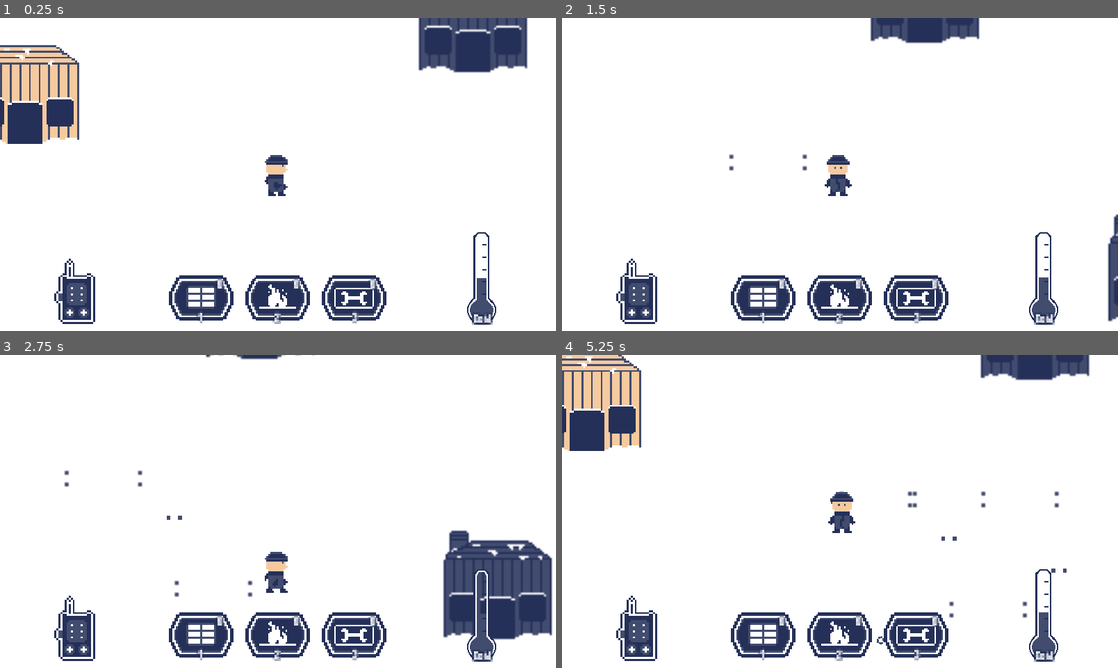
Above: before the commit, frames 1-4 (two rows, left to right).
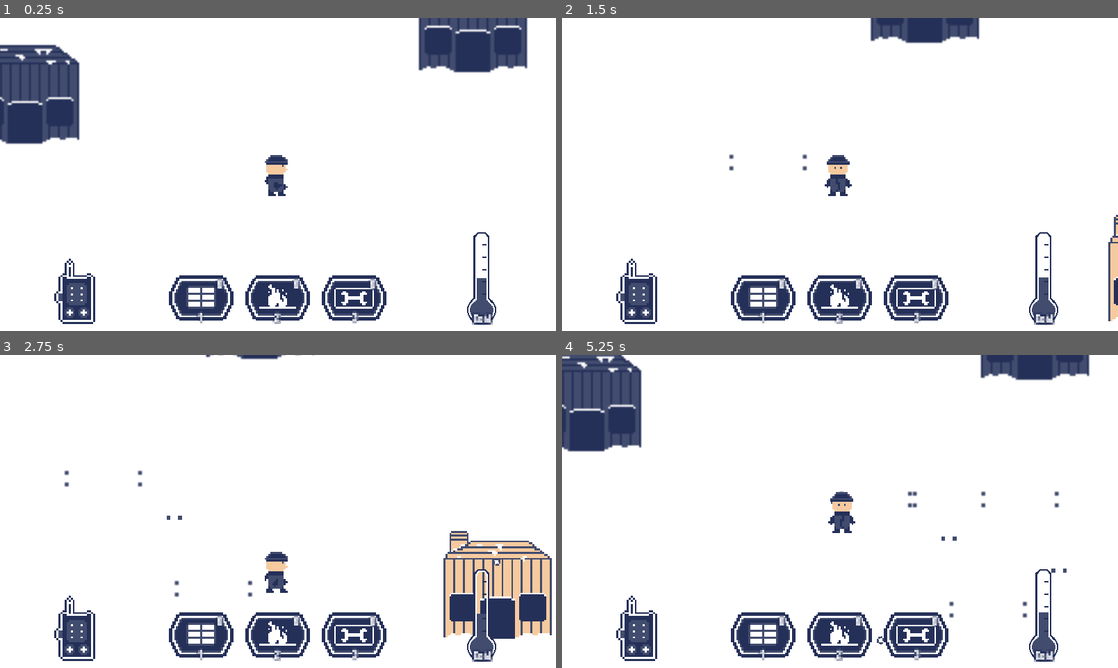
Above: after the commit, the same moments.

Repository: YesTea2/TwoBelow
Game: Godot game, scene res://SceneSwitcher.tscn
Same seed, same stepped clock (60 frames per second), same inputs: the game is played once before the commit and once after it. The project has no main scene, so this scene is started directly. Sound files missing from this copy of the repository are replaced by a short silence.
Inputs:
- Up to frame 1 (0.25 s): no input
- Up to frame 2 (1.5 s): tap Enter at 0.5 s; hold D (move_right) 0.53-1.28 s; hold E (use) 0.53-1.28 s; hold S (move_down) from 1.28 s (still down); tap E (use) at 1.35 s
- Up to frame 3 (2.75 s): release S (move_down) at 2.03 s; hold D (move_right) from 2.03 s (still down); hold E (use) from 2.03 s (still down)
- Up to frame 4 (5.25 s): release D (move_right) at 2.78 s; release E (use) at 2.78 s; hold W (move_up) 2.78-3.53 s; tap E (use) at 2.85, 4.35 s; hold E (use) 3.53-4.28 s; hold A (move_left) 3.53-5.03 s; hold S (move_down) from 5.03 s (still down); hold E (use) from 5.03 s (still down)

The runs differ from the first frame. In frame 1, 2.6% of the frame differs, in the area x 0-15%, y 8-41%; in frame 2, 0.4%; in frame 3, 3.5%, in the area x 79-100%, y 56-91%; in frame 4, 2.6%.

Commit message:
p

Diff:
--- /dev/null
+++ b/All_Containers.gd
@@ -0,0 +1,89 @@
+extends Node
+
+
+var is_container_empty_1 = false
+var is_container_empty_2 = false
+var is_container_empty_3 = false
+var is_container_empty_4 = false
+var is_container_empty_5 = false
+var is_container_empty_6 = false
+var is_container_empty_7 = false
+var is_container_empty_8 = false
+var is_container_empty_9 = false
+var is_container_empty_10 = false
+var is_container_empty_11 = false
+var is_container_empty_12 = false
+var is_container_empty_13 = false
+var is_container_empty_14 = false
+var is_container_empty_15 = false
+var is_container_empty_16 = false
+var is_container_empty_17 = false
+var is_container_empty_18 = false
+var is_container_empty_19 = false
+var is_container_empty_20 = false
+var is_container_empty_21 = false
+var is_container_empty_22 = false
+var is_container_empty_23 = false
+var is_container_empty_24 = false
+var is_container_empty_25 = false
+var is_container_empty_26 = false
+var is_container_empty_27 = false
+var is_container_empty_28 = false
+var is_container_empty_29 = false
+var is_container_empty_30 = false
+var is_container_empty_31 = false
+var is_container_empty_32 = false
+var is_container_empty_33 = false
+var is_container_empty_34 = false
+var is_container_empty_35 = false
+var is_container_empty_36 = false
+var is_container_empty_37 = false
+var is_container_empty_38 = false
+var is_container_empty_39 = false
+var is_container_empty_40 = false
+var is_container_empty_41 = false
+var is_container_empty_42 = false
+var is_container_empty_43 = false
+var is_container_empty_44 = false
+var is_container_empty_45 = false
+var is_container_empty_46 = false
+var is_container_empty_47 = false
+var is_container_empty_48 = false
+var is_container_empty_49 = false
+var is_container_empty_50 = false
+var is_container_empty_51 = false
+var is_container_empty_52 = false
+var is_container_empty_53 = false
+var is_container_empty_54 = false
+var is_container_empty_55 = false
+var is_container_empty_56 = false
+var is_container_empty_57 = false
+var is_container_empty_58 = false
+var is_container_empty_59 = false
+var is_container_empty_60 = false
+var is_container_empty_61 = false
+var is_container_empty_62 = false
+var is_container_empty_63 = false
+var is_container_empty_64 = false
+var is_container_empty_65 = false
+var is_container_empty_66 = false
+var is_container_empty_67 = false
+var is_container_empty_68 = false
+var is_container_empty_69 = false
+var is_container_empty_70 = false
+var is_container_empty_71 = false
+var is_container_empty_72 = false
+var is_container_empty_73 = false
+var is_container_empty_74 = false
+var is_container_empty_75 = false
+var is_container_empty_76 = false
+var is_container_empty_77 = false
+var is_container_empty_78 = false
+var is_container_empty_79 = false
+var is_container_empty_80 = false
+
+func set_container(var pass_num, false_or_positive):
+	 set("is_container_empty_" + str(pass_num), false_or_positive)
+
+func return_type_container(var pass_num):
+	return get("is_container_empty_" + str(pass_num))
--- a/Building.gd
+++ b/Building.gd
@@ -2,7 +2,6 @@
 
 export var building_one : Texture
 export var  building_two : Texture
-
 export(PackedScene) var doorway
 # Declare member variables here. Examples:
 # var a = 2
@@ -10,16 +9,31 @@
 #onready var door : Position2D = $Door
 var rand_generate = RandomNumberGenerator.new()
 
+export var building_number = 0
+
 signal doorway_entered
 
 # Called when the node enters the scene tree for the first time.
 func _ready():
-	rand_generate.randomize()
-	var rand_int = rand_generate.randi_range(1,2)
-	choose_building_sprite(rand_int)
+	if GlobalVariables.has_generated_buildings == false:
+		rand_generate.randomize()
+		var rand_int = rand_generate.randi_range(1,2)
+		choose_building_sprite(rand_int)
+		if rand_int == 2:
+			GlobalVariables.set_building_sprite(building_number, true)
+	elif GlobalVariables.has_generated_buildings == true:
+		if GlobalVariables.return_type_container(building_number) == true:
+			$Sprite.texture = building_two
+		elif GlobalVariables.return_type_container(building_number) == false:
+			$Sprite.texture = building_one
+
 	var door = doorway.instance()
 	door.position = Vector2($DoorPos.position.x, $DoorPos.position.y)
+	door.door_number = building_number
+	print(str(door.position) + "door current")
 	add_child_below_node(get_node("DoorPos"),door)
+	door.door_pos.position = Vector2(door.global_position.x, door.global_position.y + 10)
+	print(str(door.door_pos.position))
 	#get_parent().add_child(door)
 
 	pass#$Door.set_physics_process(false)
--- a/Doorway.gd
+++ b/Doorway.gd
@@ -3,24 +3,21 @@
 export var is_inside  = false
 export var is_outside = true
 
-export(PackedScene) var indoor_scene
-export(PackedScene) var outdoor_scene
+export var ignore_location = false
 # Declare member variables here. Examples:
 # var a = 2
 # var b = "text"
-
-
+export var door_number = 0
+onready var door_pos : Position2D = $DoorPos
+var pos : Vector2
 # Called when the node enters the scene tree for the first time.
 func _ready():
+
 	pass # Replace with function body.
 
 
 
-func go_inside():
-	if is_outside == true:
-		var go = get_tree().change_scene_to(indoor_scene)
-	elif is_inside == true:
-		var go = get_tree().change_scene_to(outdoor_scene)
+
 # Called every frame. 'delta' is the elapsed time since the previous frame.
 #func _process(delta):
 #	pass
--- a/Doorway.tscn
+++ b/Doorway.tscn
@@ -1,4 +1,6 @@
-[gd_scene load_steps=2 format=2]
+[gd_scene load_steps=3 format=2]
+
+[ext_resource path="res://Doorway.gd" type="Script" id=1]
 
 [sub_resource type="CapsuleShape2D" id=1]
 radius = 9.0
@@ -6,6 +8,11 @@
 
 [node name="Doorway" type="Area2D" groups=["doors"]]
 z_index = 1
+monitoring = false
+script = ExtResource( 1 )
 
-[node name="Doorway" type="CollisionShape2D" parent="."]
+[node name="collider" type="CollisionShape2D" parent="."]
 shape = SubResource( 1 )
+
+[node name="DoorPos" type="Position2D" parent="."]
+position = Vector2( 0, 35 )
--- a/HUD.gd
+++ b/HUD.gd
@@ -46,6 +46,9 @@
 
 onready var alert_text_01 : Label = $Bottom_Alert/Bottom_Alert_Text
 
+var is_freezing
+var is_below
+var is_cold
 
 var is_trying_to_craft_fire = false
 var is_trying_to_craft_wall = false
@@ -221,6 +224,8 @@
 	$Alert.show()
 	$Alert.speed_scale = .5
 	$Alert.play()
+
+	alert_text_01.text = "Weather alert: Incoming storm, shelter immediately!"
 	w_alert_anim.play("Blizzard_Note")
 
 
@@ -229,14 +234,11 @@
 	$Alert.show()
 	$Alert.speed_scale = .5
 	$Alert.play()
-	rand_generate.randomize()
-	var rand_int = rand_generate.randi_range(1,3)
-	if rand_int == 1:
-		_display_center_message("The storm has cleared up, stay warm out there!", "walki", 5)
-	if rand_int == 2:
-		_display_center_message("Looks like the storm is over, you should be ok to keep moving.", "walki", 5)
-	if rand_int == 3:
-		_display_center_message("Whew! looks like the storm has cleared, that was a doozy!", "walki", 5)
+	if weather_var.is_cold == true:
+		alert_text_01.text = "Weather alert: The storm has passed over, temperatures rising"
+	if weather_var.is_freeze == true:
+		alert_text_01.text = "Weather alert: Storm clear, temperatures remain frigid"
+	w_alert_anim.play("Blizzard_Note")
 
 func set_percent_value_int(values):
 	weather_var.bar_value = values
@@ -311,6 +313,8 @@
 	$Alert.show()
 	$Alert.speed_scale = .5
 	$Alert.play()
+	is_cold = false
+	is_freezing = true
 	temp_freeze_time.wait_time = 2
 	temp_freeze_time.start()
 
@@ -319,6 +323,8 @@
 	$Alert.show()
 	$Alert.speed_scale = .5
 	$Alert.play()
+	is_freezing = false
+	is_cold = true
 	temp_normal_time.wait_time = 2
 	temp_normal_time.start()
 
@@ -329,10 +335,11 @@
 	if $Alert.playing:
 		$Alert.stop()
 		$Alert.hide()
-	if giving_weather_alert == true:
-		giving_weather_alert = false
+
 
 func _on_temp_below_freeze_timer_timeout():
+	$Alert.stop()
+	$Alert.hide()
 	temprature_text.text = "Below Zero"
 
 func _on_temp_freezing_timer_timeout():
--- a/HUD.tscn
+++ b/HUD.tscn
@@ -83,7 +83,7 @@
 "times": PoolRealArray( 0, 6 ),
 "transitions": PoolRealArray( 1, 1 ),
 "update": 0,
-"values": [ Vector2( 0, 0 ), Vector2( 2978, 0 ) ]
+"values": [ Vector2( 0, 0 ), Vector2( 3218, 0 ) ]
 }
 
 [sub_resource type="Animation" id=12]
@@ -529,7 +529,7 @@
 anims/RESET = SubResource( 12 )
 
 [node name="Bottom_Alert" type="ReferenceRect" parent="."]
-margin_right = 40.0001
+margin_right = 40.0
 margin_bottom = 40.0
 
 [node name="Bottom_Alert_Text" type="Label" parent="Bottom_Alert"]
--- a/Inside_Building.tscn
+++ b/Inside_Building_1.tscn
@@ -1,23 +1,23 @@
-[gd_scene load_steps=33 format=2]
-
-[ext_resource path="res://Player.tscn" type="PackedScene" id=1]
-[ext_resource path="res://Art/Inside_Building_01.png" type="Texture" id=2]
-[ext_resource path="res://HUD.tscn" type="PackedScene" id=3]
-[ext_resource path="res://Snow.tscn" type="PackedScene" id=4]
-[ext_resource path="res://Main.gd" type="Script" id=5]
-[ext_resource path="res://Searchables/place_1.tres" type="Resource" id=6]
-[ext_resource path="res://Searchables/fridge_1.tres" type="Resource" id=7]
-[ext_resource path="res://global_weather_timer.tscn" type="PackedScene" id=8]
-[ext_resource path="res://Storm_Timer.tscn" type="PackedScene" id=9]
-[ext_resource path="res://Start_Weather_Timer.tscn" type="PackedScene" id=10]
+[gd_scene load_steps=32 format=2]
+
+[ext_resource path="res://Searchables/cab_1.tres" type="Resource" id=1]
+[ext_resource path="res://player_var.tres" type="Resource" id=2]
+[ext_resource path="res://weather_information.tres" type="Resource" id=3]
+[ext_resource path="res://Searchables/place_1.tres" type="Resource" id=4]
+[ext_resource path="res://Searchables/stand_1.tres" type="Resource" id=5]
+[ext_resource path="res://Searchables/fridge_1.tres" type="Resource" id=6]
+[ext_resource path="res://Sounds/Break_Wood_01.wav" type="AudioStream" id=7]
+[ext_resource path="res://Main.gd" type="Script" id=8]
+[ext_resource path="res://Art/Inside_Building_01.png" type="Texture" id=9]
+[ext_resource path="res://Sounds/th.wav" type="AudioStream" id=10]
 [ext_resource path="res://Doorway.tscn" type="PackedScene" id=11]
-[ext_resource path="res://Sounds/th.wav" type="AudioStream" id=12]
-[ext_resource path="res://Sounds/Break_Wood_01.wav" type="AudioStream" id=13]
+[ext_resource path="res://global_weather_timer.tscn" type="PackedScene" id=12]
+[ext_resource path="res://Storm_Timer.tscn" type="PackedScene" id=13]
 [ext_resource path="res://Searchable_Area.tscn" type="PackedScene" id=14]
-[ext_resource path="res://Searchables/cab_1.tres" type="Resource" id=15]
-[ext_resource path="res://Searchables/stand_1.tres" type="Resource" id=16]
-[ext_resource path="res://player_var.tres" type="Resource" id=17]
-[ext_resource path="res://weather_information.tres" type="Resource" id=18]
+[ext_resource path="res://HUD.tscn" type="PackedScene" id=15]
+[ext_resource path="res://Player.tscn" type="PackedScene" id=16]
+[ext_resource path="res://Start_Weather_Timer.tscn" type="PackedScene" id=17]
+[ext_resource path="res://Snow.tscn" type="PackedScene" id=18]
 
 [sub_resource type="RectangleShape2D" id=1]
 extents = Vector2( 60, 1.5 )
@@ -46,10 +46,6 @@
 [sub_resource type="RectangleShape2D" id=8]
 extents = Vector2( 3.5, 9 )
 
-[sub_resource type="CapsuleShape2D" id=10]
-radius = 9.0
-height = 14.0
-
 [sub_resource type="RectangleShape2D" id=11]
 resource_local_to_scene = true
 extents = Vector2( 38, 9 )
@@ -68,10 +64,10 @@
 
 [node name="Inside_Building" type="CanvasLayer"]
 follow_viewport_enable = true
-script = ExtResource( 5 )
-player_var = ExtResource( 17 )
-weather_var = ExtResource( 18 )
-level_name = "Inside_Building"
+script = ExtResource( 8 )
+player_var = ExtResource( 2 )
+weather_var = ExtResource( 3 )
+level_name = "Inside_Building_1"
 
 [node name="ColorRect" type="ColorRect" parent="."]
 margin_left = -303.0
@@ -187,29 +183,27 @@
 
 [node name="Doorway" parent="." instance=ExtResource( 11 )]
 position = Vector2( 0, 45 )
-monitoring = false
-
-[node name="Doorway" parent="Doorway" index="0"]
-shape = SubResource( 10 )
-
-[node name="HUD" parent="." instance=ExtResource( 3 )]
-
-[node name="Snow" parent="." instance=ExtResource( 4 )]
+ignore_location = true
+door_number = 1
+
+[node name="HUD" parent="." instance=ExtResource( 15 )]
+
+[node name="Snow" parent="." instance=ExtResource( 18 )]
 
 [node name="Door_Open_Sound" type="AudioStreamPlayer" parent="."]
-stream = ExtResource( 12 )
+stream = ExtResource( 10 )
 
 [node name="Door_Close_Sound" type="AudioStreamPlayer" parent="."]
-stream = ExtResource( 13 )
+stream = ExtResource( 7 )
 
 [node name="SpawnPosTest" type="Position2D" parent="."]
 position = Vector2( 0, 18 )
 z_index = 1
 
-[node name="Player" parent="." instance=ExtResource( 1 )]
+[node name="Player" parent="." instance=ExtResource( 16 )]
 position = Vector2( 1, 10 )
 
-[node name="global_weather_timer" parent="." instance=ExtResource( 8 )]
+[node name="global_weather_timer" parent="." instance=ExtResource( 12 )]
 
 [node name="Camera2D" type="Camera2D" parent="."]
 position = Vector2( 1, 1 )
--- a/Inside_Building_2.tscn
+++ b/Inside_Building_2.tscn
@@ -162,6 +162,8 @@
 
 [node name="Doorway" parent="." instance=ExtResource( 11 )]
 position = Vector2( 0, 45 )
+ignore_location = true
+door_number = 2
 
 [node name="HUD" parent="." instance=ExtResource( 3 )]
 
--- a/Inside_Building_3.tscn
+++ b/Inside_Building_3.tscn
@@ -162,6 +162,8 @@
 
 [node name="Doorway" parent="." instance=ExtResource( 11 )]
 position = Vector2( 0, 45 )
+ignore_location = true
+door_number = 3
 
 [node name="HUD" parent="." instance=ExtResource( 3 )]
 
--- a/Inside_Building_4.tscn
+++ b/Inside_Building_4.tscn
@@ -162,6 +162,7 @@
 
 [node name="Doorway" parent="." instance=ExtResource( 11 )]
 position = Vector2( 0, 45 )
+door_number = 4
 
 [node name="HUD" parent="." instance=ExtResource( 3 )]
 
--- a/Inside_Building_5.tscn
+++ b/Inside_Building_5.tscn
@@ -162,6 +162,7 @@
 
 [node name="Doorway" parent="." instance=ExtResource( 11 )]
 position = Vector2( 0, 45 )
+door_number = 5
 
 [node name="HUD" parent="." instance=ExtResource( 3 )]
 
--- a/Main.gd
+++ b/Main.gd
@@ -13,6 +13,7 @@
 onready var global_weather_time : Timer = $global_weather_timer
 onready var storm_time : Timer = $Storm_Timer
 onready var start_weather_time : Timer = $Start_Weather_Timer
+onready var player_ref = $Player
 signal level_changed(level_name)
 
 export (String) var level_name = "level"
@@ -33,8 +34,12 @@
 	Signals.connect("hide_entire_hud", self, "hide_the_hud")
 	weather_var.is_changing_system = true
 	start_weather()
-
-
+	if GlobalVariables.coming_from_inside == true:
+		print(str(GlobalVariables.current_offset))
+		player_ref.position = GlobalVariables.current_offset
+		GlobalVariables.coming_from_inside = false
+	if GlobalVariables.has_generated_buildings == false:
+		GlobalVariables.has_generated_buildings = true
 func show_the_hud():
 	hud.visible = true
 	pass
@@ -93,6 +98,8 @@
 
 func change_storm_level_one():
 	print("level one storm approaching")
+	weather_var.is_freeze = false
+	weather_var.is_cold = true
 	if weather_var.is_level_three_storm == true:
 		weather_var.emit_signal("clear_of_storm")
 		weather_var.is_ready_for_level_three_storm = false
@@ -106,6 +113,8 @@
 
 func change_storm_level_two():
 	print("level two storm approaching")
+	weather_var.is_freeze = true
+	weather_var.is_cold = false
 	if weather_var.is_level_three_storm == true:
 		weather_var.emit_signal("clear_of_storm")
 		weather_var.is_ready_for_level_three_storm = false
@@ -120,6 +129,8 @@
 func change_storm_level_three():
 	print("level three storm approaching")
 	if weather_var.is_level_three_storm == false:
+		weather_var.is_freeze = false
+		weather_var.is_cold = false
 		weather_var.emit_signal("warn_of_weather")
 		weather_var.emit_signal("current_temp_below_freezing")
 		storm_time.wait_time = weather_var.delay_for_level_three_storm
--- a/Outside.tscn
+++ b/Outside.tscn
@@ -50,29 +50,34 @@
 [node name="TextureProgress" parent="HUD" index="4"]
 script = null
 
+[node name="Building2" parent="." instance=ExtResource( 5 )]
+position = Vector2( 101, -139 )
+z_index = 1
+building_number = 2
+
+[node name="Building3" parent="." instance=ExtResource( 5 )]
+position = Vector2( 224, 6 )
+z_index = 1
+building_number = 3
+
+[node name="Building4" parent="." instance=ExtResource( 5 )]
+position = Vector2( -250, -20 )
+z_index = 1
+building_number = 4
+
+[node name="Building5" parent="." instance=ExtResource( 5 )]
+position = Vector2( -18, -246 )
+z_index = 1
+building_number = 5
+
 [node name="Building" parent="." instance=ExtResource( 5 )]
 position = Vector2( -131, -102 )
 z_index = 1
+building_number = 1
 
 [node name="DoorPos" parent="Building" index="2"]
 position = Vector2( 0, 18 )
 z_index = 2
-
-[node name="Building" parent="Building" instance=ExtResource( 5 )]
-position = Vector2( 232, -37 )
-z_index = 1
-
-[node name="Building2" parent="Building" instance=ExtResource( 5 )]
-position = Vector2( 355, 108 )
-z_index = 1
-
-[node name="Building3" parent="Building" instance=ExtResource( 5 )]
-position = Vector2( -119, 82 )
-z_index = 1
-
-[node name="Building4" parent="Building" instance=ExtResource( 5 )]
-position = Vector2( 113, -144 )
-z_index = 1
 
 [node name="Door_Open_Sound" type="AudioStreamPlayer" parent="."]
 stream = ExtResource( 10 )
--- a/Player.gd
+++ b/Player.gd
@@ -115,6 +115,10 @@
 		GlobalVariables.is_at_door = true;
 		print("colliding")
 		Signals.emit_signal("doorway_entered")
+		GlobalVariables.number_of_current_building = area.door_number
+		if area.ignore_location == false:
+			GlobalVariables.current_offset = area.door_pos.position
+			print(str(GlobalVariables.current_offset))
 		Signals.emit_signal("close_inventory")
 		pass
 
@@ -133,10 +137,12 @@
 	if area.name == "Doorway":
 		GlobalVariables.is_at_door = false
 		Signals.emit_signal("doorway_exited")
+		GlobalVariables.number_of_current_building = 0
 		return
 	if area.name.begins_with("Search"):
 		var search_var = area.search_var
 		if TempContainer.has_been_searched == true:
+			search_var.searched_this()
 			search_var.has_been_searched = true
 		GlobalVariables.is_giving_item = false
 		GlobalVariables.is_searching_drawer = false
@@ -148,11 +154,12 @@
 
 	if event.is_action_pressed("use"):
 		if GlobalVariables.is_at_door == true:
-			player_info.emit_signal("using_door")
 			if GlobalVariables.is_inside == false:
 				GlobalVariables.is_inside = true
 			elif GlobalVariables.is_inside == true:
+				GlobalVariables.coming_from_inside = true
 				GlobalVariables.is_inside = false
+			player_info.emit_signal("using_door")
 			print("Using Door")
 			return
 		elif GlobalVariables.is_searching_drawer == true && GlobalVariables.is_giving_item == false:
--- a/SceneSwitcher.gd
+++ b/SceneSwitcher.gd
@@ -21,11 +21,14 @@
 func handle_level_changed(current_level_name: String):
 
 	var next_level_name: String
-
+	var name_for_level : String
+	var number_for_building = GlobalVariables.number_of_current_building
+	name_for_level = "Inside_Building_" + str(number_for_building)
+	print(name_for_level)
 	match current_level_name:
 		"Outside":
-			next_level_name = "Inside_Building"
-		"Inside_Building":
+			next_level_name = name_for_level
+		name_for_level:
 			next_level_name = "Outside"
 		_:
 			return
--- a/Searchable.gd
+++ b/Searchable.gd
@@ -3,7 +3,7 @@
 class_name Searchable_Object
 
 export var has_been_searched = false
-
+export var container_number = 0
 export var contains_log = false
 export var contains_ice = false
 export var contains_wire = false
@@ -26,10 +26,11 @@
 func searched_this():
 	print("I searched this")
 	has_been_searched = true
+	AllContainers.set_container(container_number, true)
 
 func prepar():
-
-	if has_been_searched == true:
+	if AllContainers.return_type_container(container_number) == true:
+		has_been_searched = true
 		print("I searched this")
 		return
 	if has_been_searched == false:
--- a/Searchables/cab_1.tres
+++ b/Searchables/cab_1.tres
@@ -5,6 +5,7 @@
 [resource]
 script = ExtResource( 1 )
 has_been_searched = true
+container_number = 1
 contains_log = false
 contains_ice = false
 contains_wire = false
--- a/Searchables/fridge_1.tres
+++ b/Searchables/fridge_1.tres
@@ -5,6 +5,7 @@
 [resource]
 script = ExtResource( 1 )
 has_been_searched = false
+container_number = 2
 contains_log = false
 contains_ice = true
 contains_wire = false
--- a/Searchables/place_1.tres
+++ b/Searchables/place_1.tres
@@ -5,6 +5,7 @@
 [resource]
 script = ExtResource( 1 )
 has_been_searched = false
+container_number = 3
 contains_log = true
 contains_ice = false
 contains_wire = false
--- a/Searchables/stand_1.tres
+++ b/Searchables/stand_1.tres
@@ -5,6 +5,7 @@
 [resource]
 script = ExtResource( 1 )
 has_been_searched = true
+container_number = 4
 contains_log = false
 contains_ice = false
 contains_wire = false
--- a/global_variables.gd
+++ b/global_variables.gd
@@ -5,3 +5,36 @@
 var is_inside = false
 var is_outside = true
 var is_at_door = false
+var coming_from_inside = false
+var number_of_current_building = 0
+
+var current_offset : Vector2
+
+var has_generated_buildings = false
+
+var b_1 = false
+var b_2 = false
+var b_3 = false
+var b_4 = false
+var b_5 = false
+var b_6 = false
+var b_7 = false
+var b_8 = false
+var b_9 = false
+var b_10 = false
+var b_11 = false
+var b_12 = false
+var b_13 = false
+var b_14 = false
+var b_15 = false
+var b_16 = false
+var b_17 = false
+var b_18 = false
+var b_19 = false
+var b_20 = false
+
+func set_building_sprite(num_for_sprite, true_or_false):
+	set("b_" + str(num_for_sprite), true_or_false)
+
+func return_type_container(var pass_num):
+	return get("b_" + str(pass_num))
--- a/project.godot
+++ b/project.godot
@@ -46,6 +46,7 @@
 Signals="*res://Signals.gd"
 GlobalVariables="*res://global_variables.gd"
 TempContainer="*res://temp_container.gd"
+AllContainers="*res://All_Containers.gd"
 
 [display]
 
--- a/weather_info.gd
+++ b/weather_info.gd
@@ -11,7 +11,9 @@
 export var snow_speed_level_three = 0.5
 export var delay_for_level_three_storm = 6
 
-
+var is_cold = false
+var is_freeze = false
+var is_below = false
 
 var is_changing_system = false;
 
Not shown: 5 places in Inside_Building_1.tscn that only renumber resources
